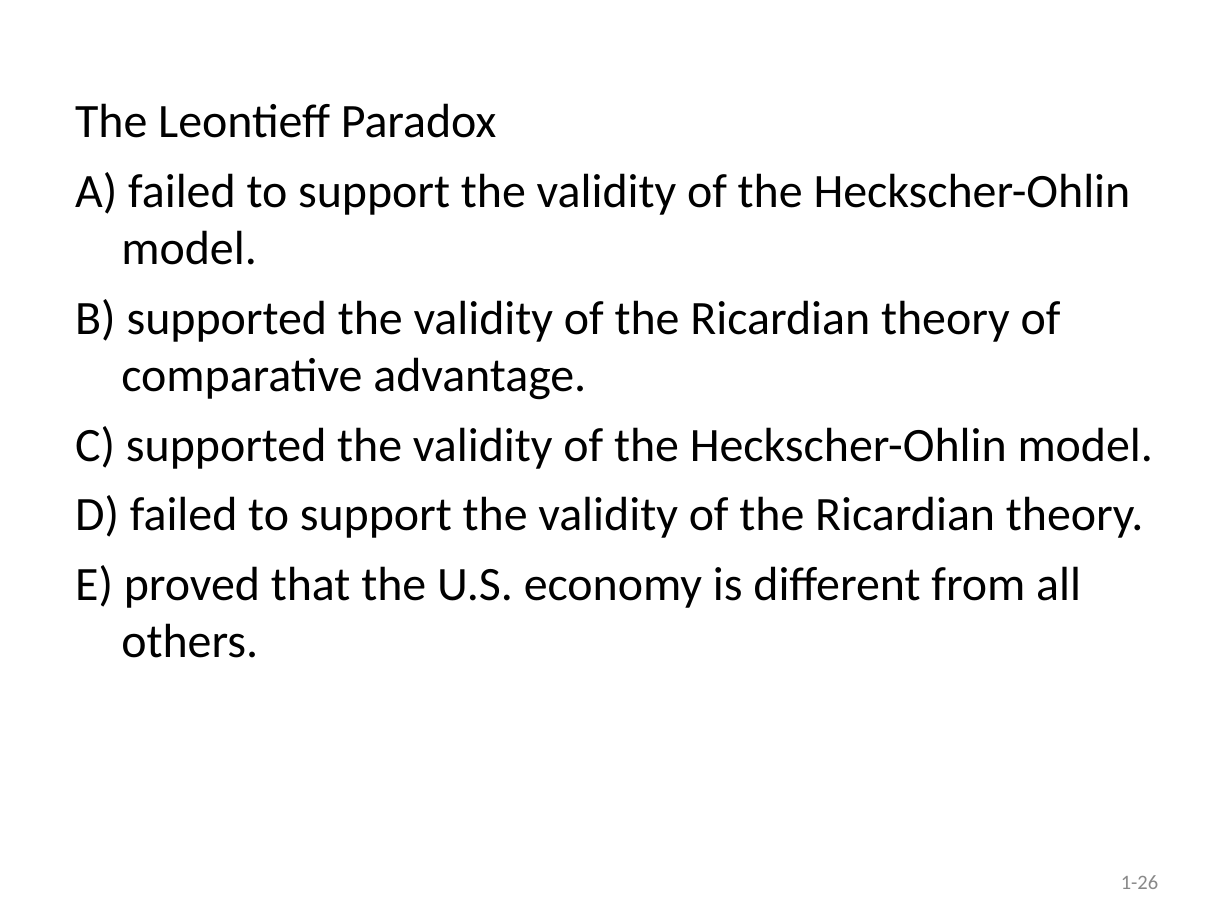
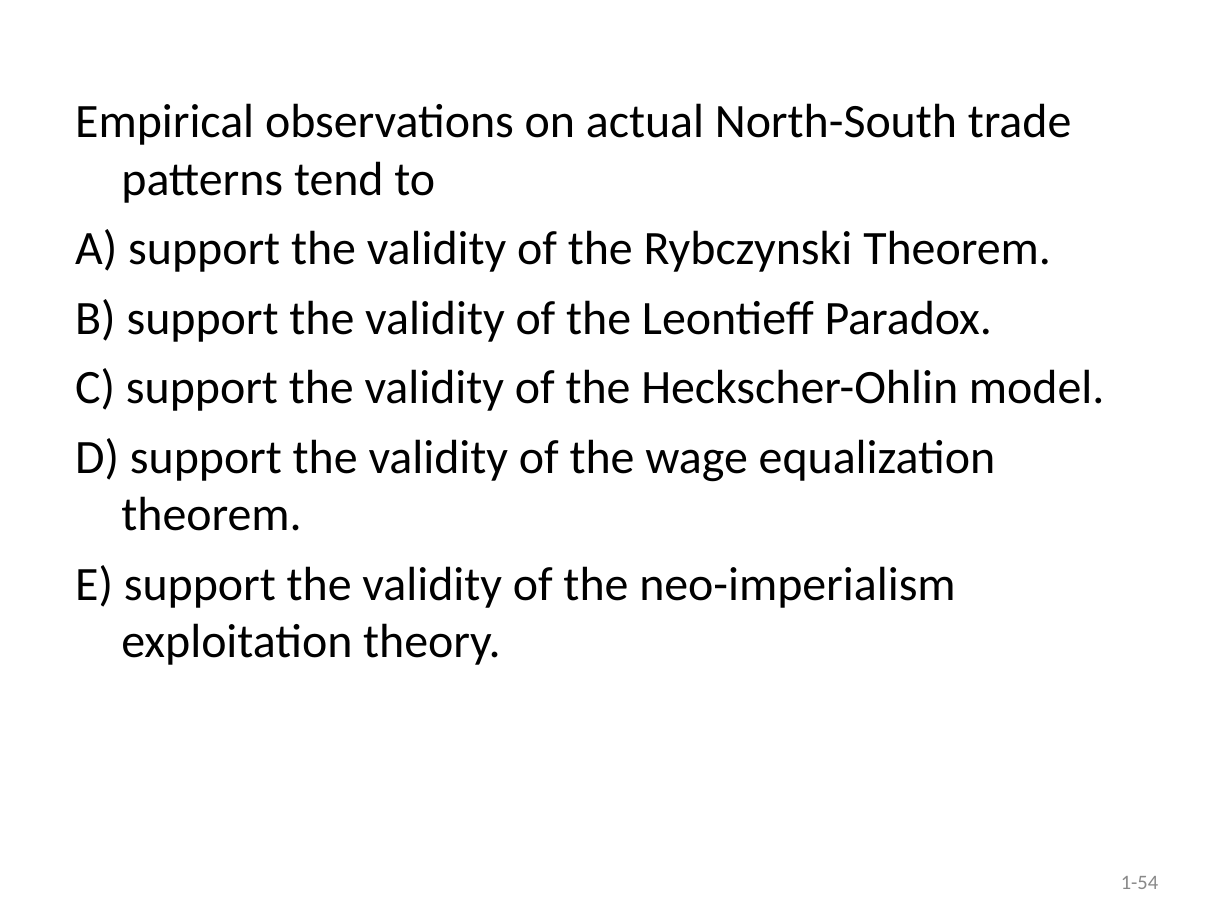
Before and after one commit to hehemin/bayeswhu.github.io, a slide deck: slide 54 of teaching/trade/Quiz1.ppt (slide 26 before the commit). Drawn at 1232x924 pixels with LibreOffice and Linux fonts; fonts in the diff are those of the drawing. Boxes give left, top, right and bottom in pixels: in the first picture for what was removed or moved away, otherwise in the second. Text is boxed around its words. In the diff, an @@ line names an element or a change of style, - is before the commit and + after.

Commit message:
trade

```diff
--- a/teaching/trade/Quiz1.ppt
+++ b/teaching/trade/Quiz1.ppt
@@ text at bbox=[75, 103, 1104, 665]: text changed @@
-The Leontieff Paradox
-A) failed to support the validity of the Heckscher-Ohlin model.
-B) supported the validity of the Ricardian theory of comparative advantage.
-C) supported the validity of the Heckscher-Ohlin model.
-D) failed to support the validity of the Ricardian theory.
-E) proved that the U.S. economy is different from all others.
+Empirical observations on actual North-South trade patterns tend to
+A) support the validity of the Rybczynski Theorem.
+B) support the validity of the Leontieff Paradox.
+C) support the validity of the Heckscher-Ohlin model.
+D) support the validity of the wage equalization theorem.
+E) support the validity of the neo-imperialism exploitation theory.
@@ page number at bbox=[1121, 876, 1158, 889]: text changed @@
-1-26
+1-54
```
Also in this commit, not shown: 28 other slides changed, 30 slides added, 2 slides removed, 2 other files.
